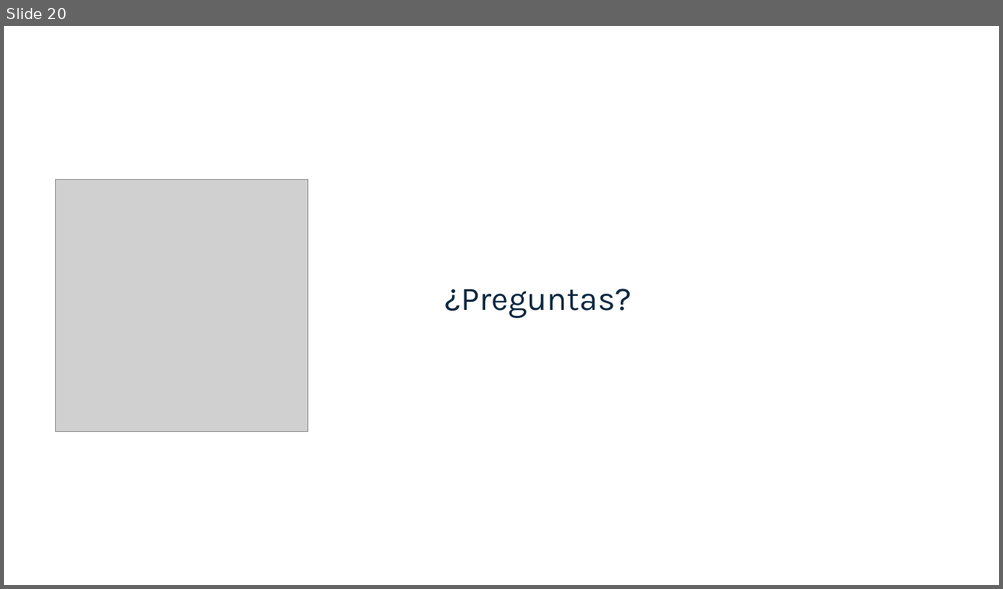
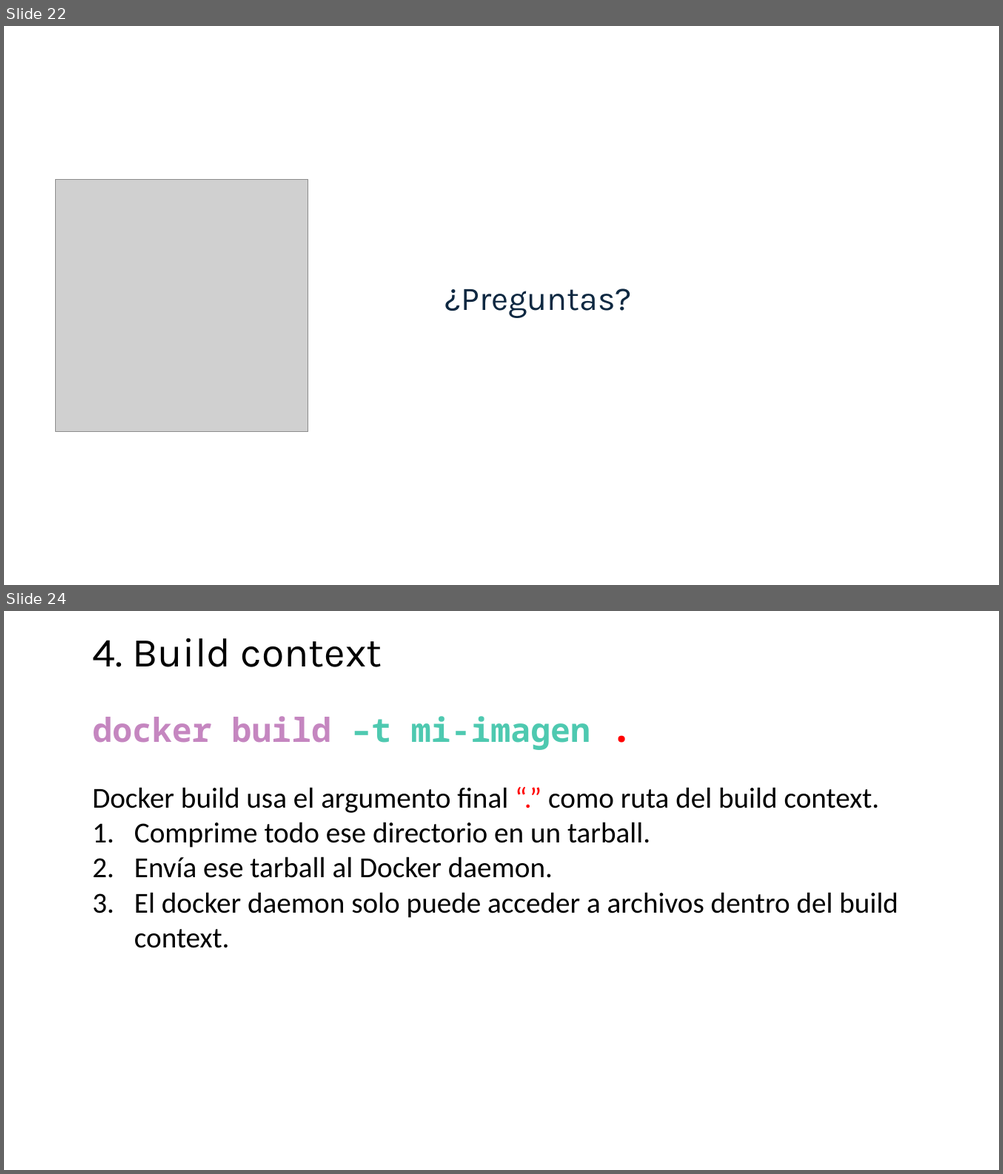
Before and after one commit to jpaniorte/docker25, a slide deck: ppt/3_Dockerfile.pptx. Shown one above the other, each under a label of ours: slide 20 before the commit, slides 22 and 24 after it; the slides between them are not shown. The pictures are 1003x589 and 1003x1174 pixels, drawn with LibreOffice and Linux fonts; fonts in the diff are those of the drawing; grey boxes stand for pictures. Boxes give left, top, right and bottom in pixels: in the first picture for what was removed or moved away, otherwise in the second. Text is boxed around its words. In the diff, an @@ line names an element or a change of style, - is before the commit and + after.

```diff
--- a/ppt/3_Dockerfile.pptx
+++ b/ppt/3_Dockerfile.pptx
@@ slide 24 added at (4,611,999,1170), background #FFFFFF @@
@@ text added at (93,638,382,667), 39.6 pt, text #000000 @@
+4. Build context
@@ text added at (92,716,590,750), 32 pt, text #C586C0, bold @@
+docker build –t mi-imagen .
@@ text added at (92,787,898,948), 28 pt, text #000000 @@
+  Docker build usa el argumento final “.” como ruta del build context.
+  1. Comprime todo ese directorio en un tarball.
+  2. Envía ese tarball al Docker daemon.
+  3. El docker daemon solo puede acceder a archivos dentro del build context.
@@ what was slide 20 is now slide 22 @@
```
Also in this commit, not shown: 6 slides changed, 12 other slides added, 7 slides removed, 3 other files.
